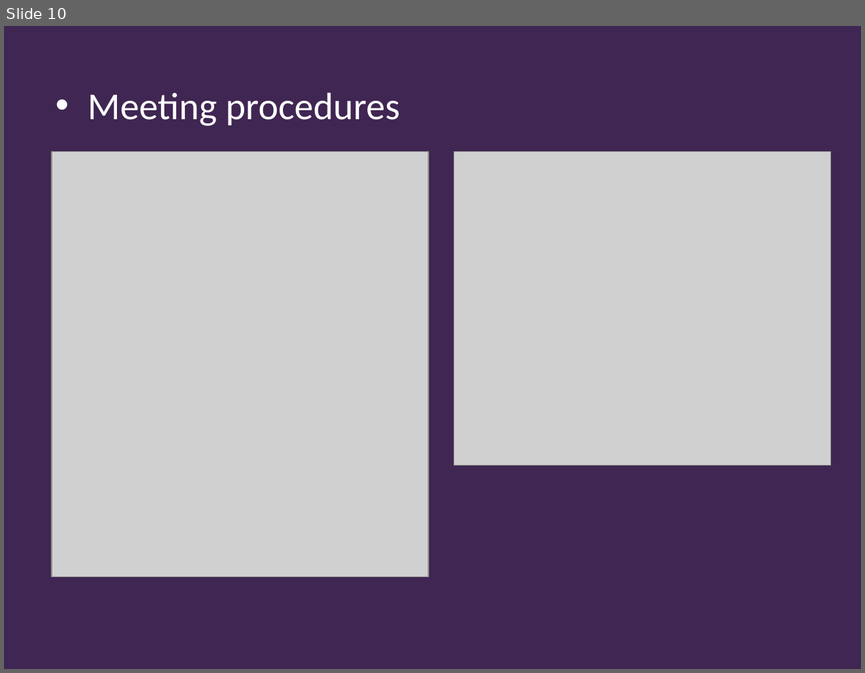
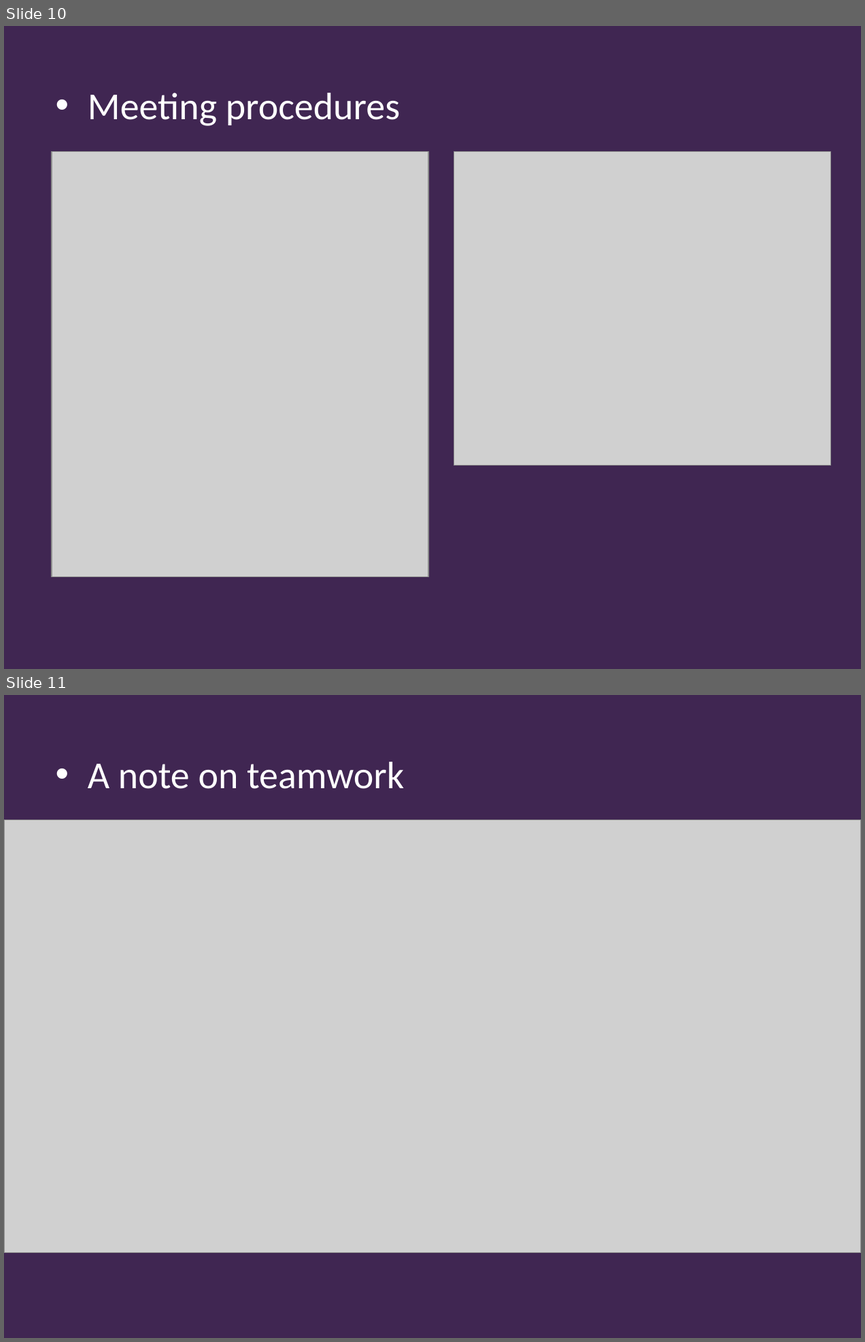
Before and after one commit to Falmouth-Games-Academy/ba-course-materials, a slide deck: GAM320/01/GAM320_01_lecture.pptx. Shown one above the other, each under a label of ours: slide 10 before the commit, slides 10 and 11 after it. The pictures are 865x673 and 865x1342 pixels, drawn with LibreOffice and Linux fonts; fonts in the diff are those of the drawing; grey boxes stand for pictures; background and template pictures are left out. Boxes give left, top, right and bottom in pixels: in the first picture for what was removed or moved away, otherwise in the second. Text is boxed around its words. In the diff, an @@ line names an element or a change of style, - is before the commit and + after.

```diff
--- a/GAM320/01/GAM320_01_lecture.pptx
+++ b/GAM320/01/GAM320_01_lecture.pptx
@@ slide 11 added at (x1=4, y1=695, x2=861, y2=1338), background #402652 @@
@@ text added at (x1=88, y1=762, x2=404, y2=789), 32 pt, text #FFFFFF @@
+• A note on teamwork
@@ picture added at (x1=4, y1=820, x2=861, y2=1253) @@
```
Also in this commit, not shown: 2 other files.
